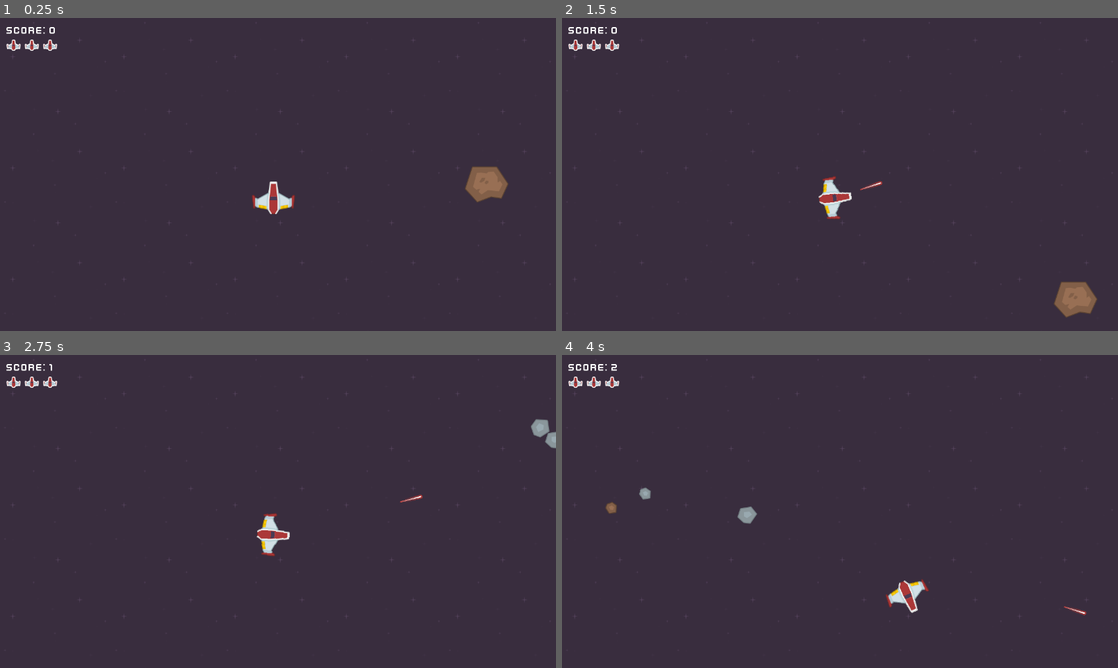
Above: before the commit, frames 1-4 (two rows, left to right).
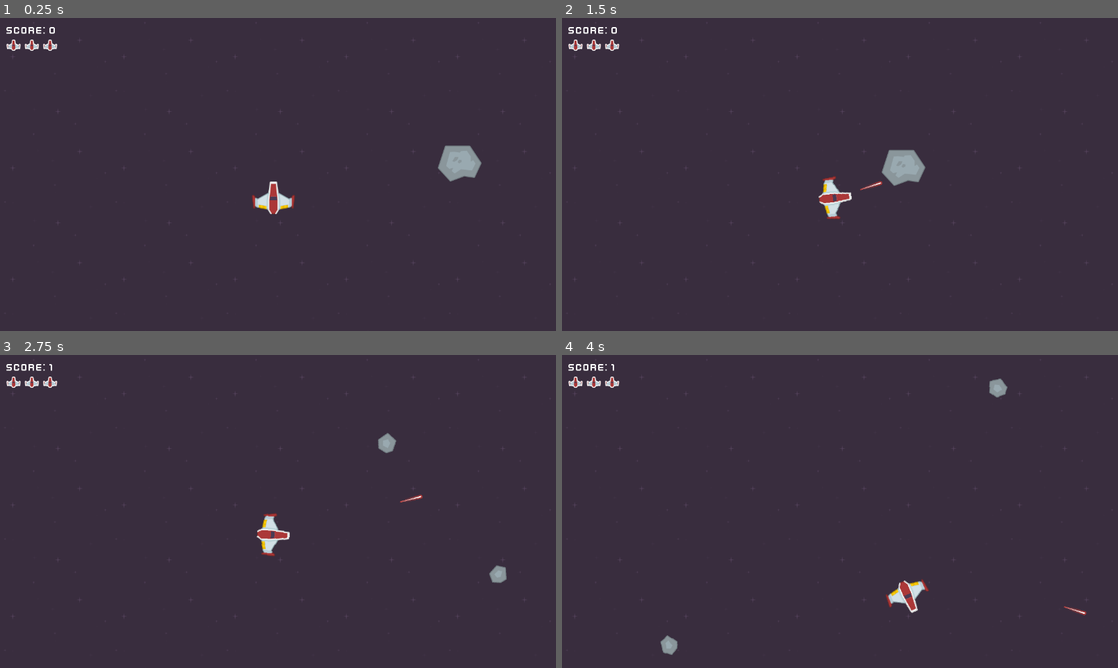
Above: after the commit, the same moments.

Repository: dsaltares/how-to-make-game-2021
Game: Godot game, scene res://Gameplay/Game.tscn
Two runs of this game, one before a commit and one after it. Both use one fixed random seed, a clock stepped at 60 frames per second and the inputs below.
Inputs:
- Up to frame 1 (0.25 s): no input
- Up to frame 2 (1.5 s): hold Right (rotate_right) 0.53-1.28 s; tap Space (shoot) at 0.6, 1.35 s; hold Left (rotate_left) from 1.28 s (still down)
- Up to frame 3 (2.75 s): release Left (rotate_left) at 2.03 s; hold Right (rotate_right) from 2.03 s (still down); tap Space (shoot) at 2.1 s
- Up to frame 4 (4 s): release Right (rotate_right) at 2.78 s; hold Up (thrust) 2.78-3.53 s; tap Space (shoot) at 2.85, 3.6 s; hold Left (rotate_left) from 3.53 s (still down)

The runs differ from the first frame. In frame 1, 1.3% of the frame differs, in the area x 78-92%, y 40-59%; in frame 2, 1.3%, in the area x 57-97%, y 42-96%; in frame 3, 0.5%; in frame 4, 0.6%.

Commit message:
fix asteroid spawn direction

Diff:
--- a/game/Entities/Asteroid/Asteroid.gd
+++ b/game/Entities/Asteroid/Asteroid.gd
@@ -45,7 +45,7 @@
 
 func _ready() -> void:
 	var initial_speed := rand_range(min_initial_speed, max_initial_speed)
-	linear_velocity = Vector2(randf(), randf()).normalized() * initial_speed
+	linear_velocity = Vector2(rand_range(-1, 1), rand_range(-1, 1)).normalized() * initial_speed
 
 func _integrate_forces(state: Physics2DDirectBodyState) -> void:
 	$WrapAround.wrap(state, $Sprite)
@@ -77,4 +77,3 @@
 	if body.has_method("hit"):
 		body.hit()
 		explode()
-		EventBus.emit_signal("asteroid_exploded")
--- a/game/Entities/Asteroid/Asteroid.tscn
+++ b/game/Entities/Asteroid/Asteroid.tscn
@@ -1,6 +1,6 @@
 [gd_scene load_steps=6 format=2]
 
-[ext_resource path="res://Entities/Asteroid/Textures/meteorBrown_big1.png" type="Texture" id=1]
+[ext_resource path="res://Entities/Asteroid/Textures/meteorGrey_big1.png" type="Texture" id=1]
 [ext_resource path="res://Entities/Asteroid/Asteroid.gd" type="Script" id=2]
 [ext_resource path="res://Entities/WrapAround.tscn" type="PackedScene" id=3]
 [ext_resource path="res://Entities/Asteroid/CollisionShapeBig.tres" type="Shape2D" id=4]
@@ -19,7 +19,7 @@
 custom_integrator = true
 contacts_reported = 1
 contact_monitor = true
-linear_velocity = Vector2( 148.222, 155.796 )
+linear_velocity = Vector2( 277.051, 72.4512 )
 script = ExtResource( 2 )
 
 [node name="Sprite" type="Sprite" parent="."]
Not shown: 2 places in game/Entities/Bullet/Bullet.tscn that only renumber resources
